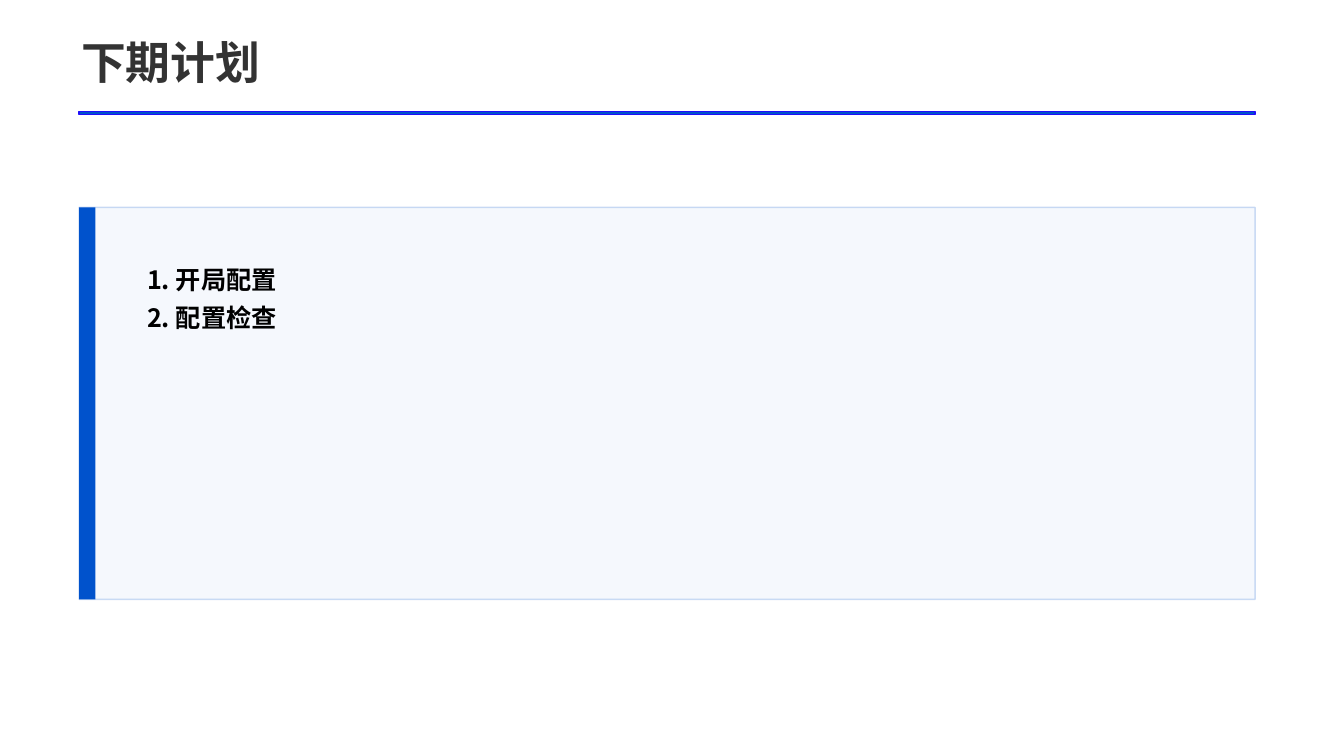
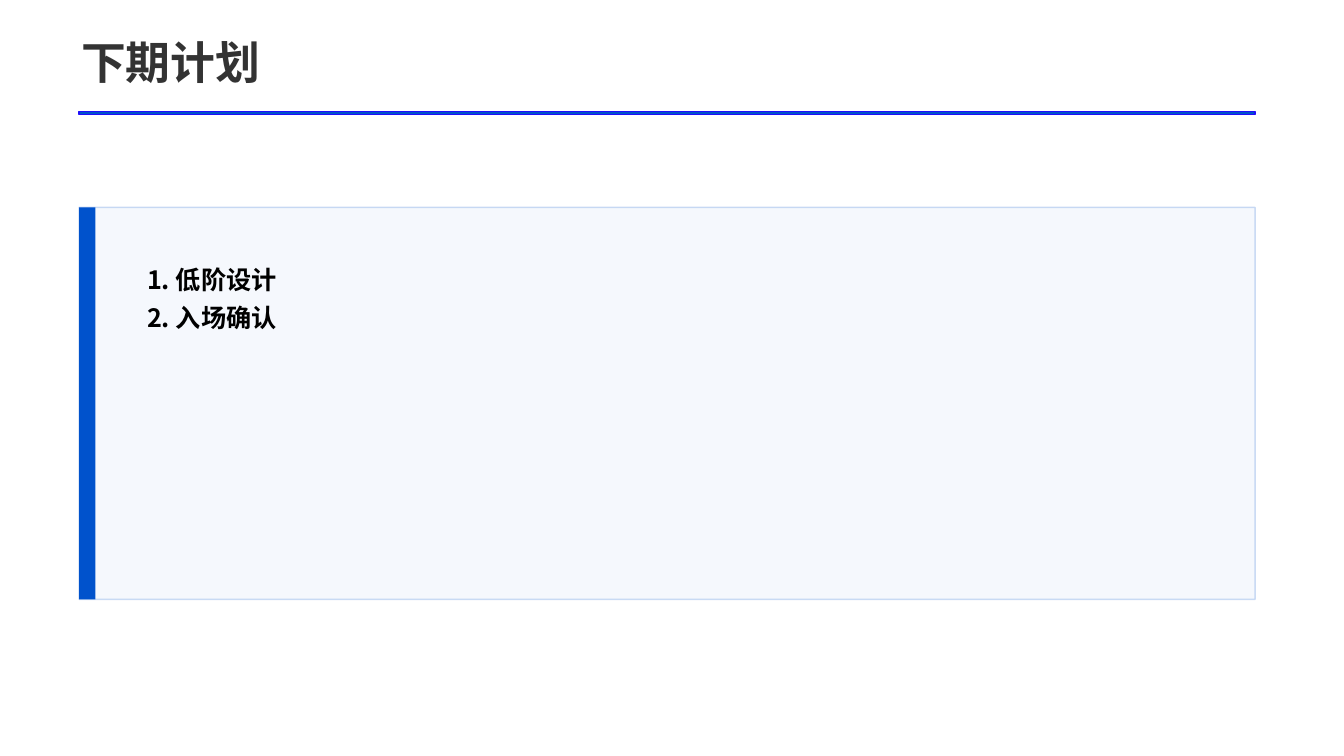
Before and after one commit to SanChiaki/report_generator, a slide deck: slide 7 of examples/italy_progress_report/preview_replace_report.pptx. Drawn at 1344x756 pixels with LibreOffice and Linux fonts; fonts in the diff are those of the drawing. Boxes give left, top, right and bottom in pixels: in the first picture for what was removed or moved away, otherwise in the second. Text is boxed around its words. In the diff, an @@ line names an element or a change of style, - is before the commit and + after.

```diff
--- a/examples/italy_progress_report/preview_replace_report.pptx
+++ b/examples/italy_progress_report/preview_replace_report.pptx
@@ text at (x1=147, y1=267, x2=277, y2=329): text changed @@
-1. 开局配置
-2. 配置检查
+1. 低阶设计
+2. 入场确认
```
Also in this commit, not shown: 3 other slides changed, 5 other files.
